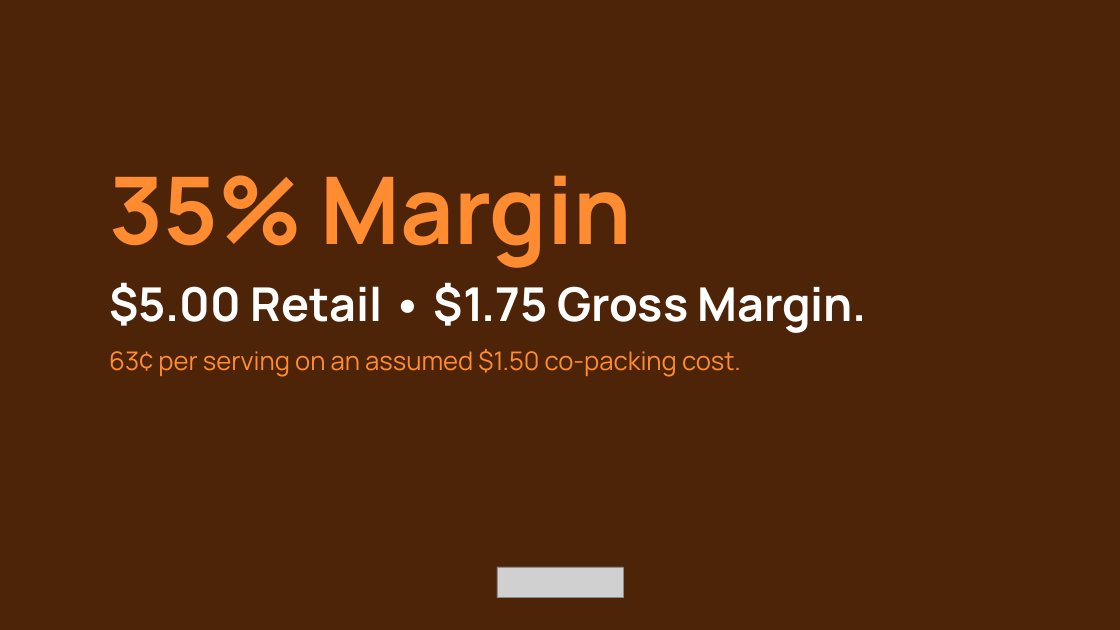
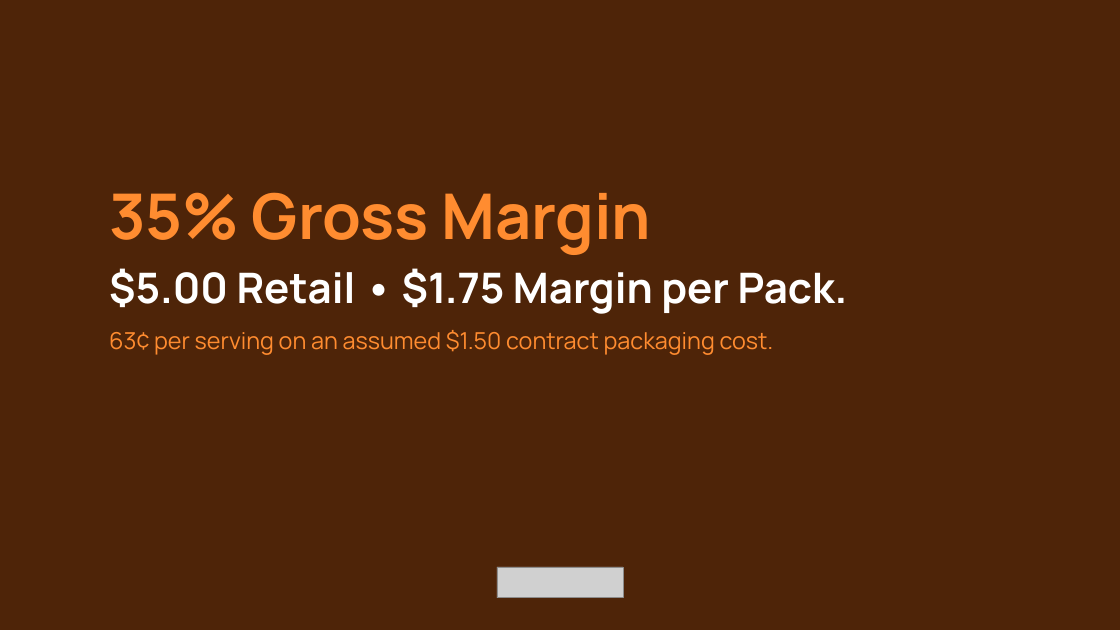
Before and after one commit to JacobCrume/stamp-spreads, a slide deck: slide 11 of presentation/Stamp-pitch.pptx (slide 14 before the commit). Drawn at 1120x630 pixels with LibreOffice and Linux fonts; fonts in the diff are those of the drawing; grey boxes stand for pictures. Boxes give left, top, right and bottom in pixels: in the first picture for what was removed or moved away, otherwise in the second. Text is boxed around its words. In the diff, an @@ line names an element or a change of style, - is before the commit and + after.

Commit message:
feat(presentation): showcase all 4 flavours packaging up front, eliminate hero overload, and balance pacing to 20 slides

```diff
--- a/presentation/Stamp-pitch.pptx
+++ b/presentation/Stamp-pitch.pptx
@@ text at (109, 192, 848, 355): text changed; size 22 to 20 pt @@
-35% Margin
-$5.00 Retail • $1.75 Gross Margin.
-63¢ per serving on an assumed $1.50 co-packing cost.
+35% Gross Margin
+$5.00 Retail • $1.75 Margin per Pack.
+63¢ per serving on an assumed $1.50 contract packaging cost.
```
Also in this commit, not shown: 18 other slides changed, 3 slides removed, 2 other files.
